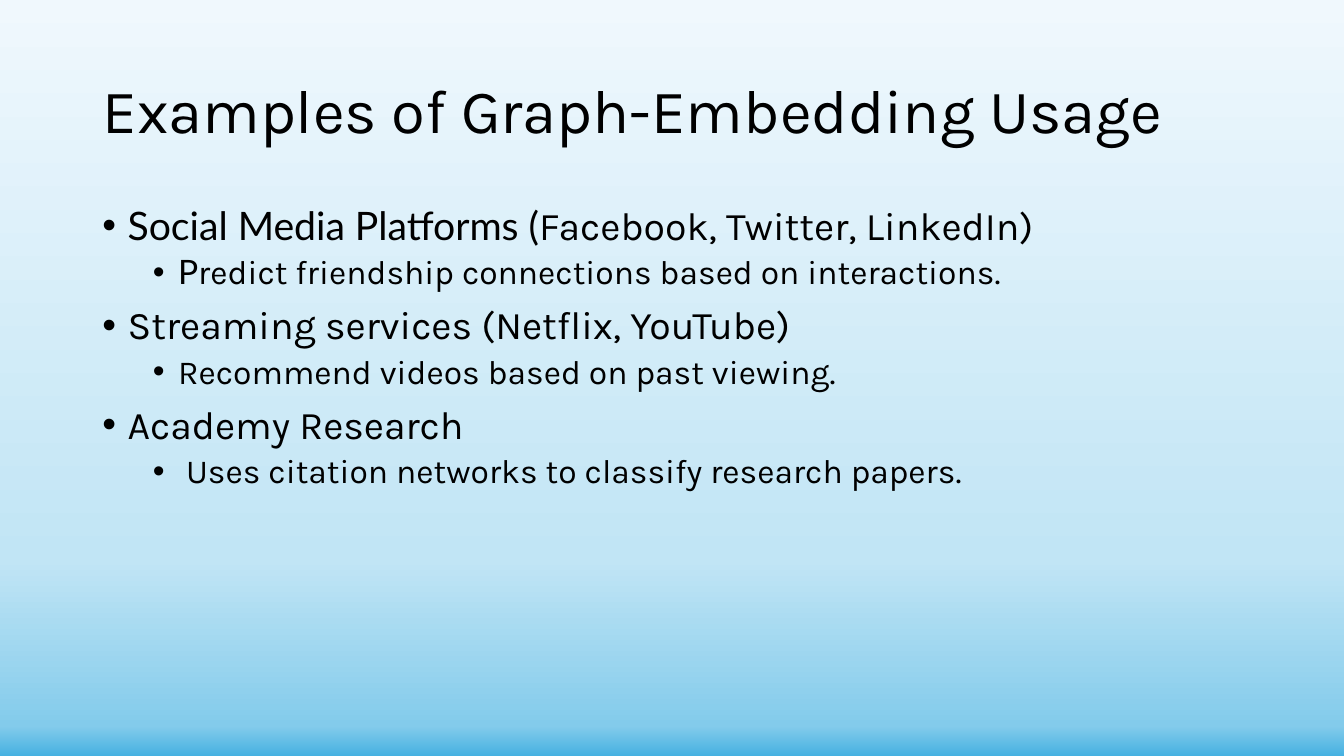
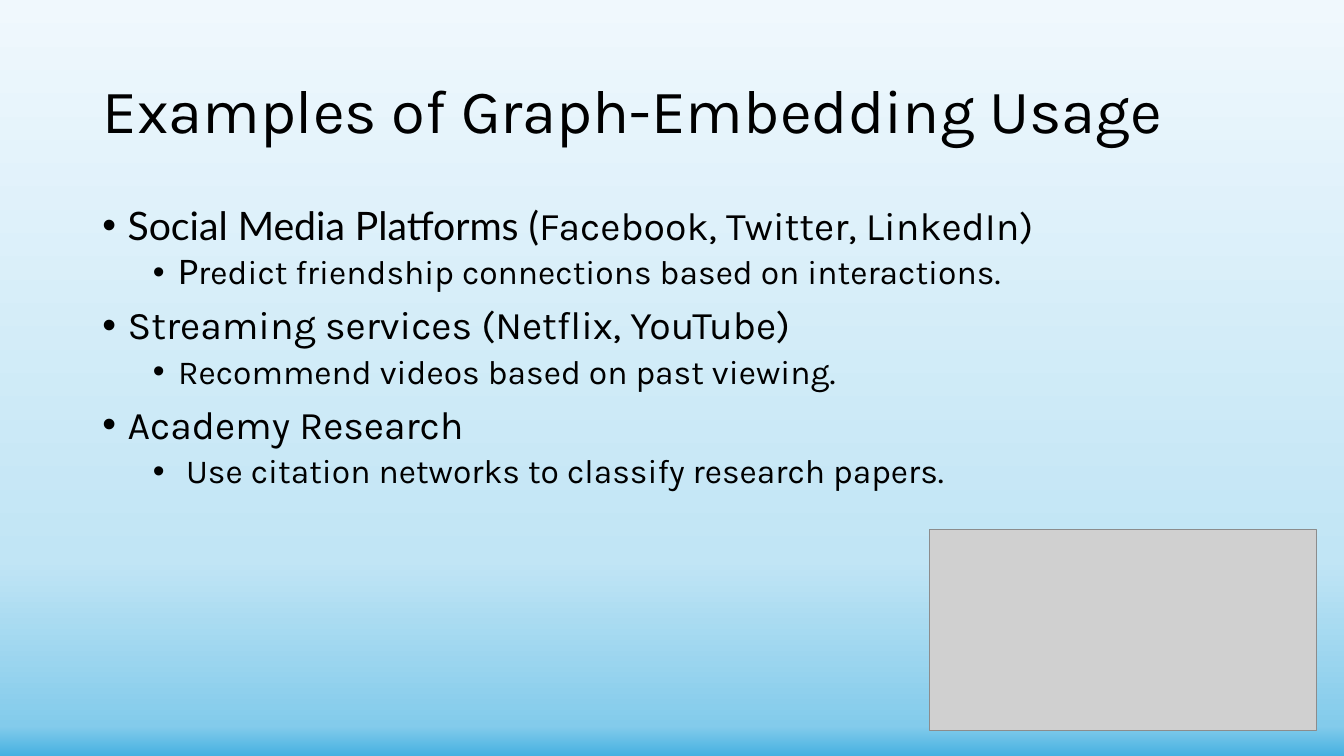
Before and after one commit to shachar700/Graph-Embedding, a slide deck: slide 5 of doc/Graph-Embedding Presentation.pptx. Drawn at 1344x756 pixels with LibreOffice and Linux fonts; fonts in the diff are those of the drawing; grey boxes stand for pictures. Boxes give left, top, right and bottom in pixels: in the first picture for what was removed or moved away, otherwise in the second. Text is boxed around its words. In the diff, an @@ line names an element or a change of style, - is before the commit and + after.

```diff
--- a/doc/Graph-Embedding Presentation.pptx
+++ b/doc/Graph-Embedding Presentation.pptx
@@ text at box(186, 460, 944, 492): text changed @@
-  • Uses citation networks to classify research papers.
+  • Use citation networks to classify research papers.
@@ picture added at box(931, 529, 1318, 730) @@
```
Also in this commit, not shown: 11 other slides changed, 1 other file.
